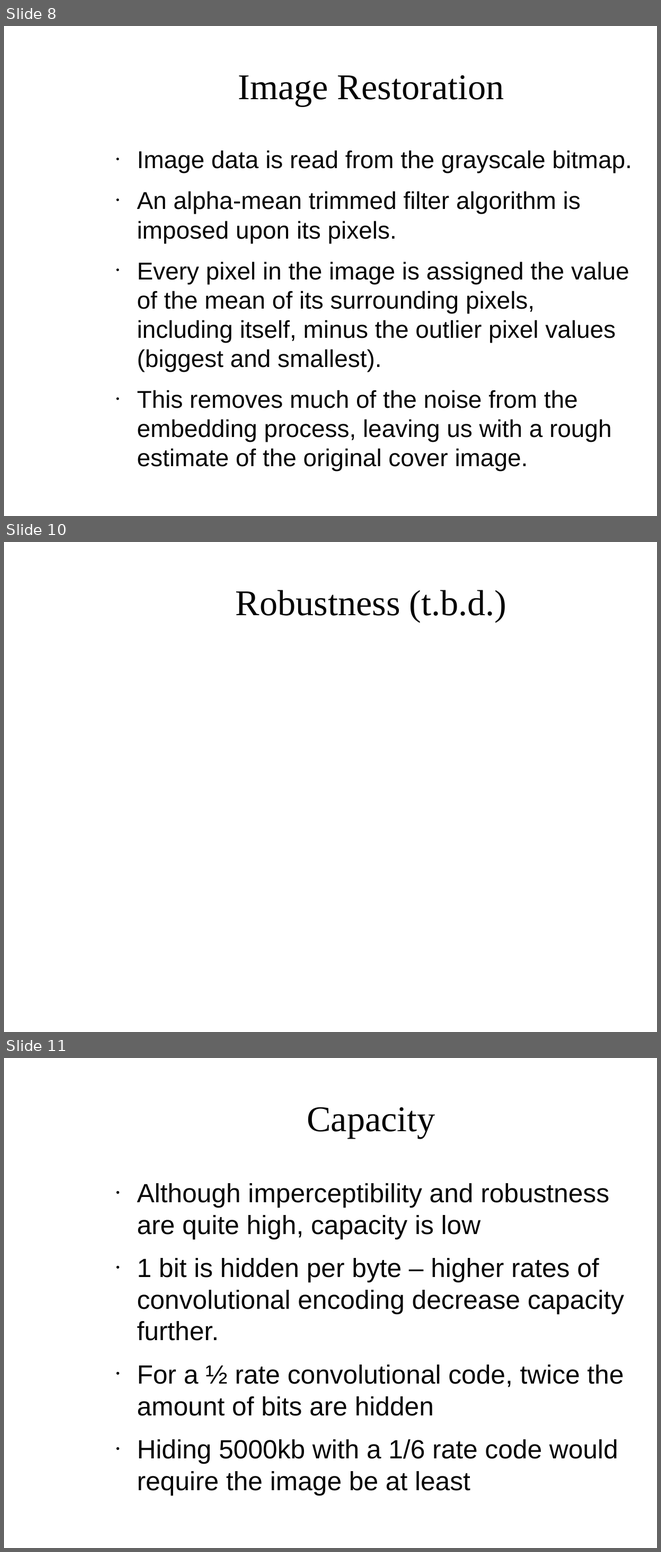
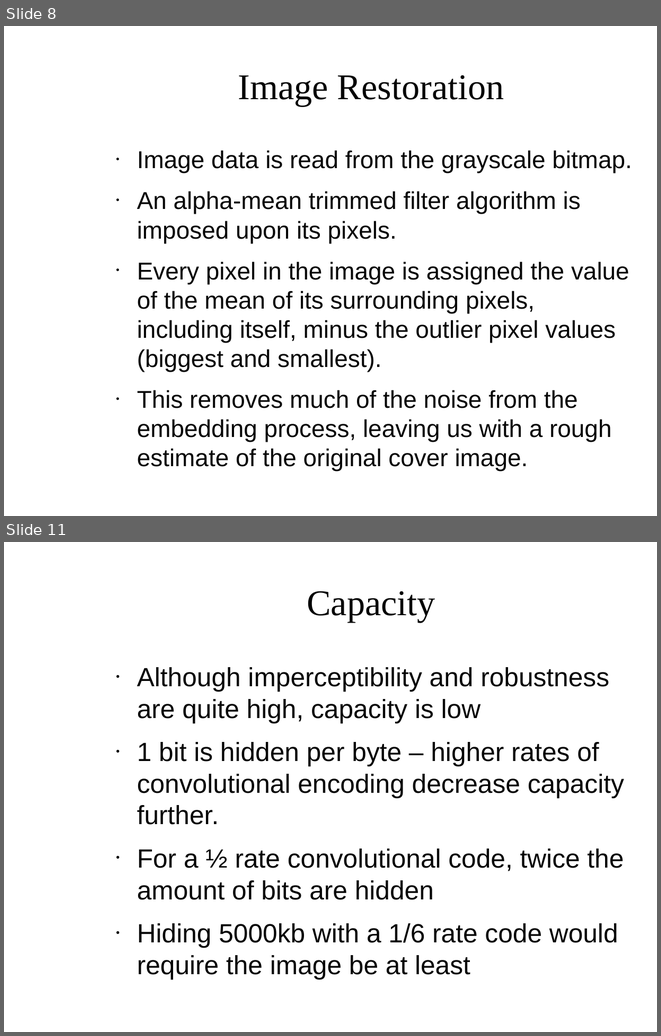
Before and after one commit to PySean/VisualStegano, a slide deck: final_thing/Stego_Presentation.odp. Shown one above the other, each under a label of ours: slides 8, 10 and 11 before the commit, slides 8 and 11 after it; the slides between them are not shown. The pictures are 661x1552 and 661x1036 pixels, drawn with LibreOffice and Linux fonts; fonts in the diff are those of the drawing; background and template pictures are left out. Boxes give left, top, right and bottom in pixels: in the first picture for what was removed or moved away, otherwise in the second. Text is boxed around its words. In the diff, an @@ line names an element or a change of style, - is before the commit and + after.

```diff
--- a/final_thing/Stego_Presentation.odp
+++ b/final_thing/Stego_Presentation.odp
@@ slide 10 removed at (x1=4, y1=542, x2=657, y2=1032), background picture (left out) @@
@@ title removed at (x1=236, y1=590, x2=507, y2=623) @@
-Robustness (t.b.d.)
```
Also in this commit, not shown: 1 slide changed, 1 slide added, 1 other slide removed, 5 other files.
